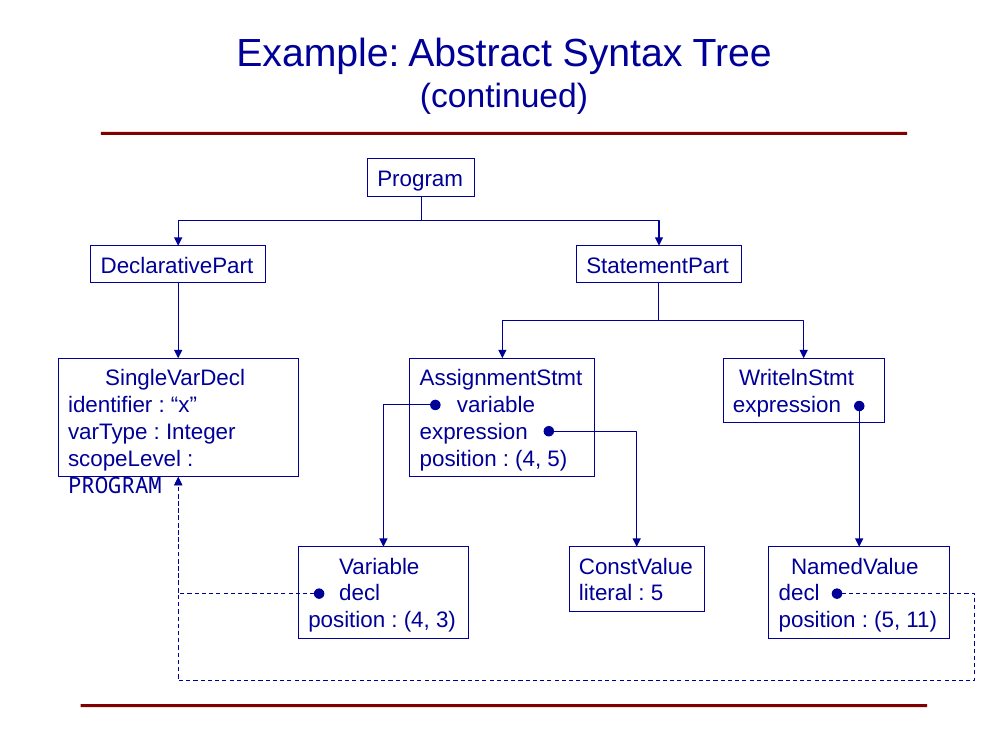
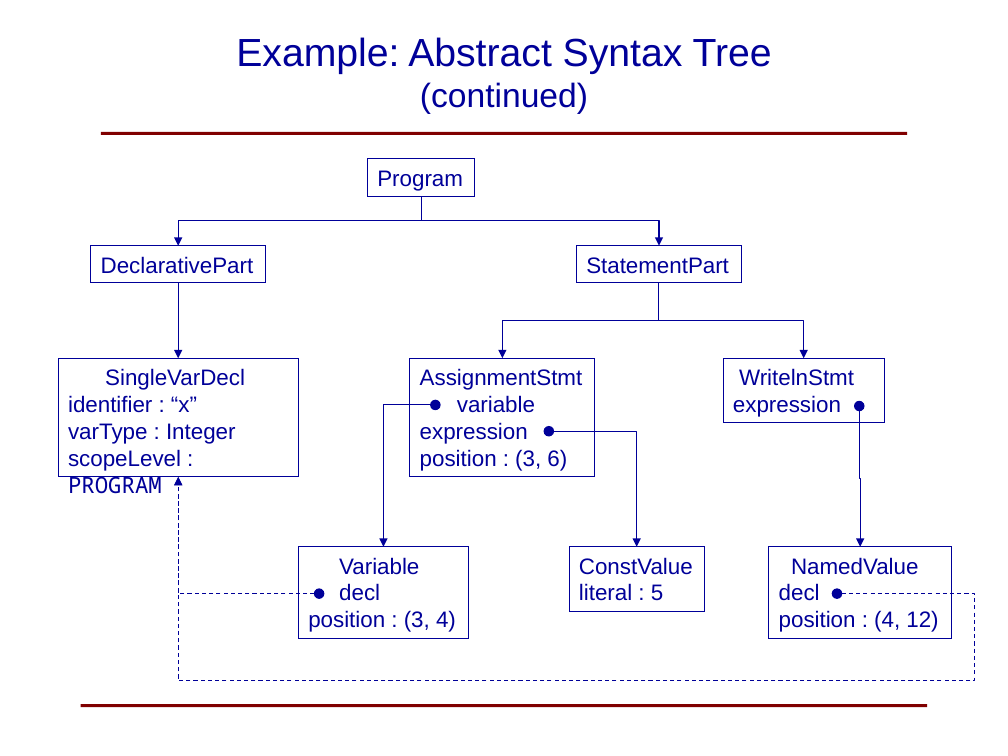
Before and after one commit to SoftMoore/CPRL, a slide deck: slide 42 of PowerPoint Slides/08 - Abstract Syntax Trees.pptx. Drawn at 1008x756 pixels with LibreOffice and Linux fonts; fonts in the diff are those of the drawing. Boxes give left, top, right and bottom in pixels: in the first picture for what was removed or moved away, otherwise in the second. Text is boxed around its words. In the diff, an @@ line names an element or a change of style, - is before the commit and + after.

```diff
--- a/PowerPoint Slides/08 - Abstract Syntax Trees.pptx
+++ b/PowerPoint Slides/08 - Abstract Syntax Trees.pptx
@@ text in rectangle at (420, 449, 567, 471): text changed @@
-position : (4, 5)
+position : (3, 6)
@@ text in rectangle at (308, 610, 456, 632): text changed @@
-position : (4, 3)
+position : (3, 4)
@@ text in rectangle at (779, 610, 938, 632): text changed @@
-position : (5, 11)
+position : (4, 12)
```
Also in this commit, not shown: 5 other slides changed, 1 other file.
